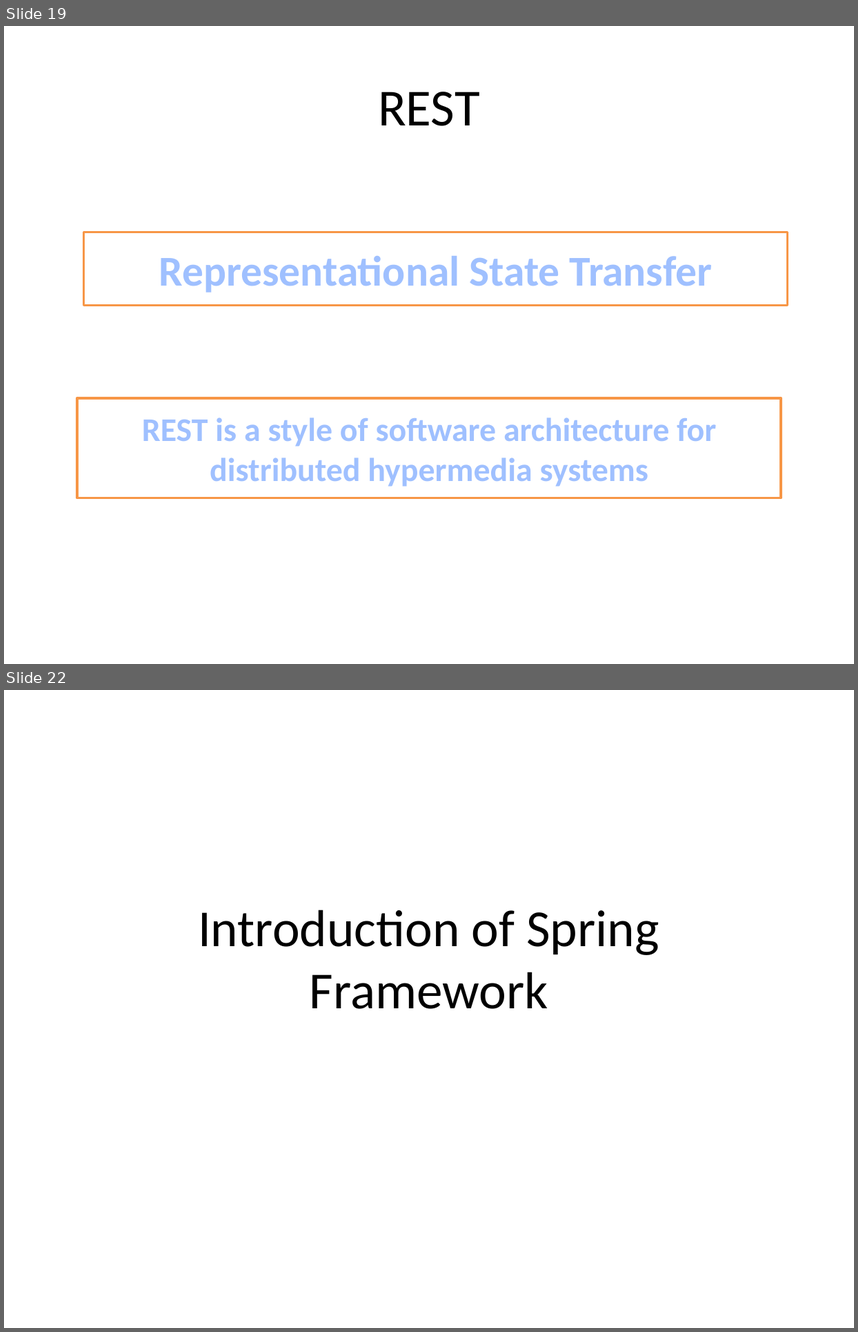
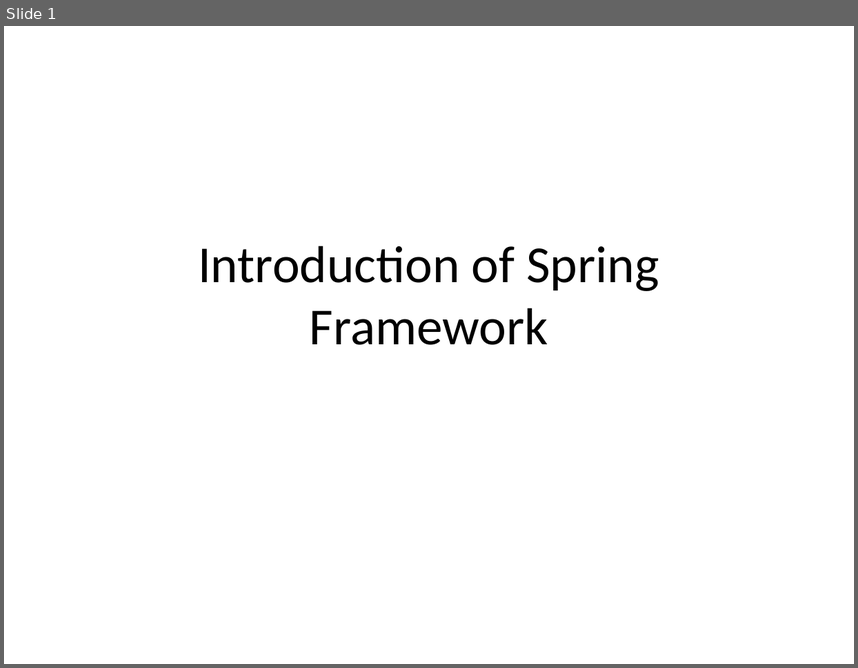
Before and after one commit to rameshcoderepository/SpringDocuments, a slide deck: Spring Documents.pptx. Shown one above the other, each under a label of ours: slides 19 and 22 before the commit, slide 1 after it; the slides between them are not shown. The pictures are 858x1332 and 858x668 pixels, drawn with LibreOffice and Linux fonts; fonts in the diff are those of the drawing. Boxes give left, top, right and bottom in pixels: in the first picture for what was removed or moved away, otherwise in the second. Text is boxed around its words. In the diff, an @@ line names an element or a change of style, - is before the commit and + after.

```diff
--- a/Spring Documents.pptx
+++ b/Spring Documents.pptx
@@ slide 19 removed at [4, 26, 854, 664], background #FFFFFF @@
@@ title removed at [378, 92, 480, 126] @@
-REST
@@ rectangle removed at [84, 232, 788, 305] @@
-Representational State Transfer
@@ rectangle removed at [77, 399, 781, 498] @@
-REST is a style of software architecture for distributed hypermedia systems
@@ what was slide 22 is now slide 1 @@
```
Also in this commit, not shown: 2 slides changed, 1 slide added, 21 other slides removed, 12 other files.
